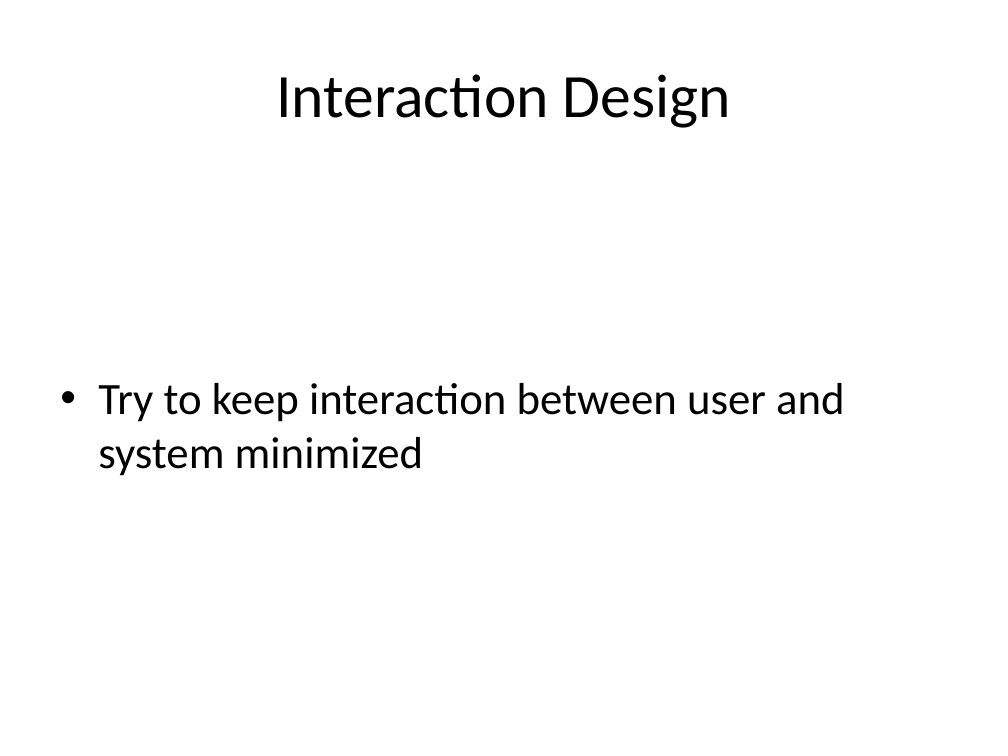
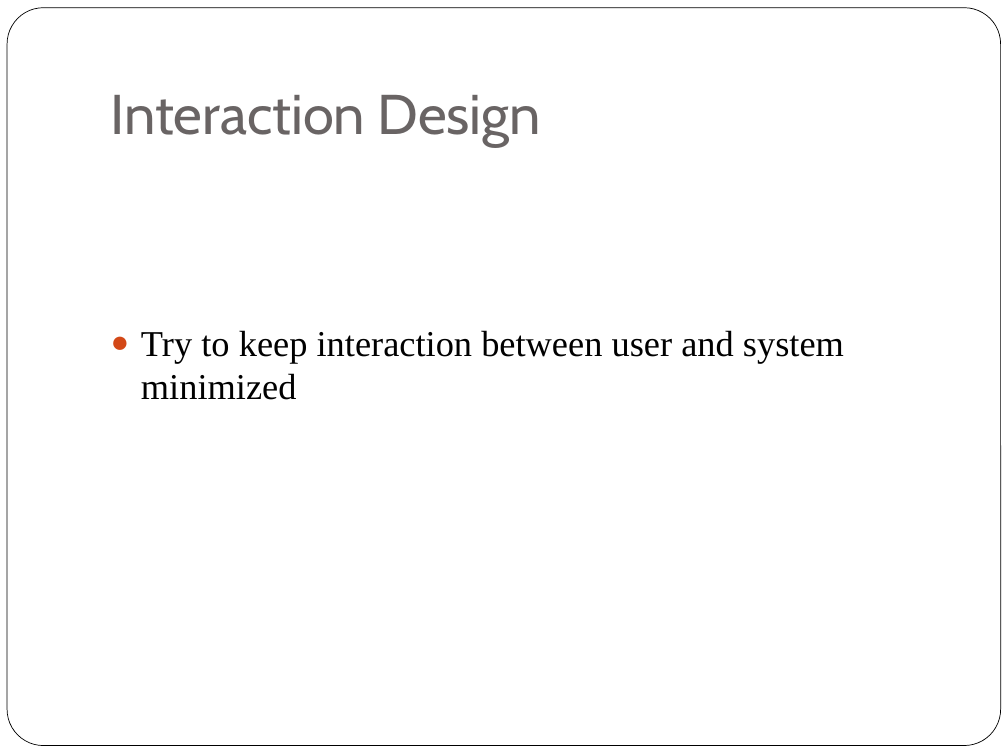
Before and after one commit to unverferthz/Project-2015, a slide deck: slide 4 of CZ Technical Defence.pptx. Drawn at 1008x756 pixels with LibreOffice and Linux fonts; fonts in the diff are those of the drawing. Boxes give left, top, right and bottom in pixels: in the first picture for what was removed or moved away, otherwise in the second. Text is boxed around its words. In the diff, an @@ line names an element or a change of style, - is before the commit and + after.

```diff
--- a/CZ Technical Defence.pptx
+++ b/CZ Technical Defence.pptx
@@ rounded rectangle added at box(7, 8, 1001, 746), fill #FFFFFF, outline #000000 0.5 pt @@
@@ title "Interaction Design": place and size @@
-title "Interaction Design" at box(276, 74, 731, 128)
+title "Interaction Design" at box(111, 95, 541, 147)
@@ title "Interaction Design" at box(111, 95, 541, 147): size 44 to 40 pt, font Calibri to Cabin, text colour #000000 to #696464; alignment centre to left; vertical alignment middle to bottom @@
@@ text "Try to keep interaction between ...": place and size @@
-text "Try to keep interaction between ..." at box(98, 383, 845, 476)
+text "Try to keep interaction between ..." at box(141, 330, 844, 400)
@@ text "Try to keep interaction between ..." at box(141, 330, 844, 400): size 32 to 26 pt, font Calibri to Times New Roman; bullet • to ● @@
```
Also in this commit, not shown: 7 other slides changed, 3 slides added, 1 slide removed, 1 other file.
